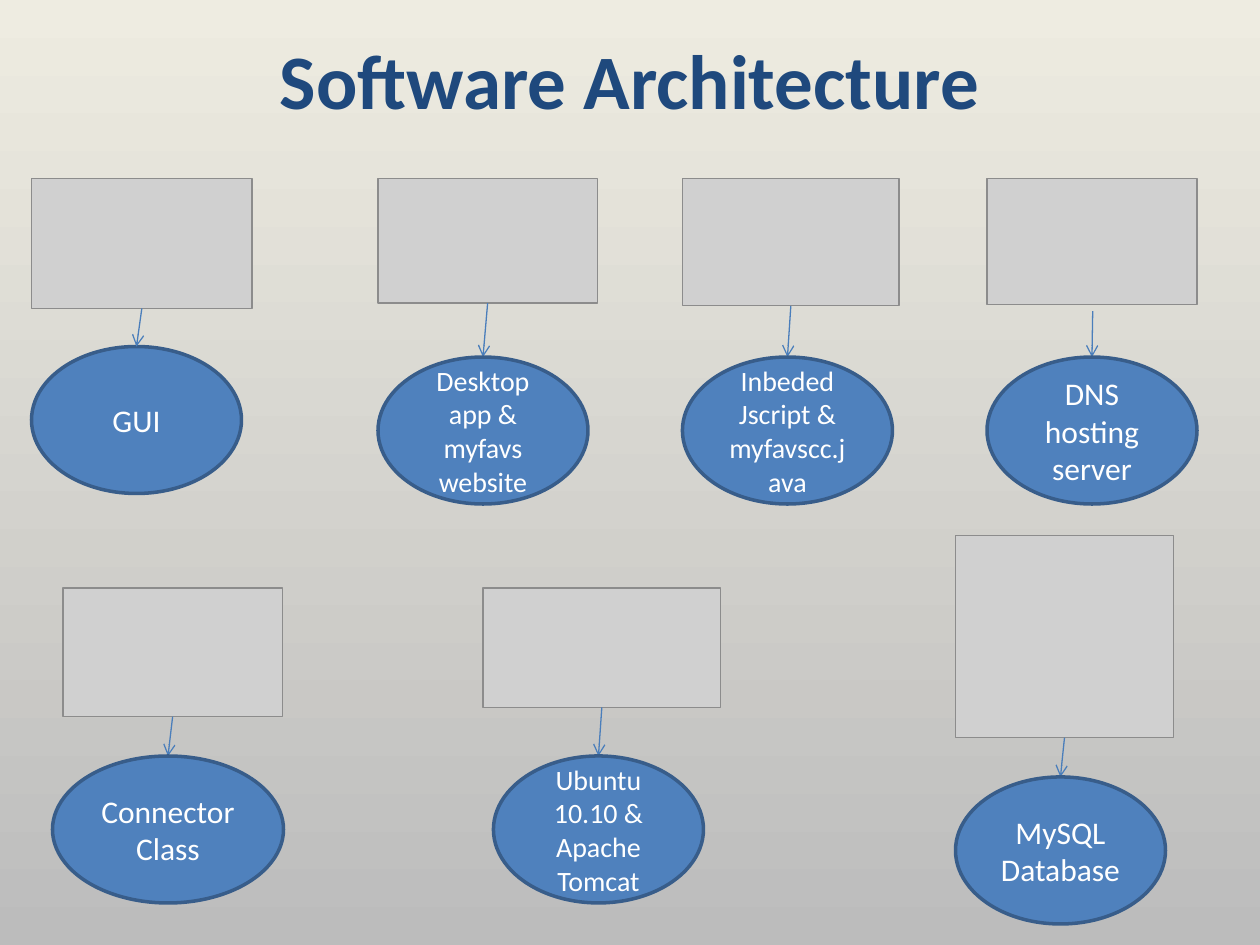
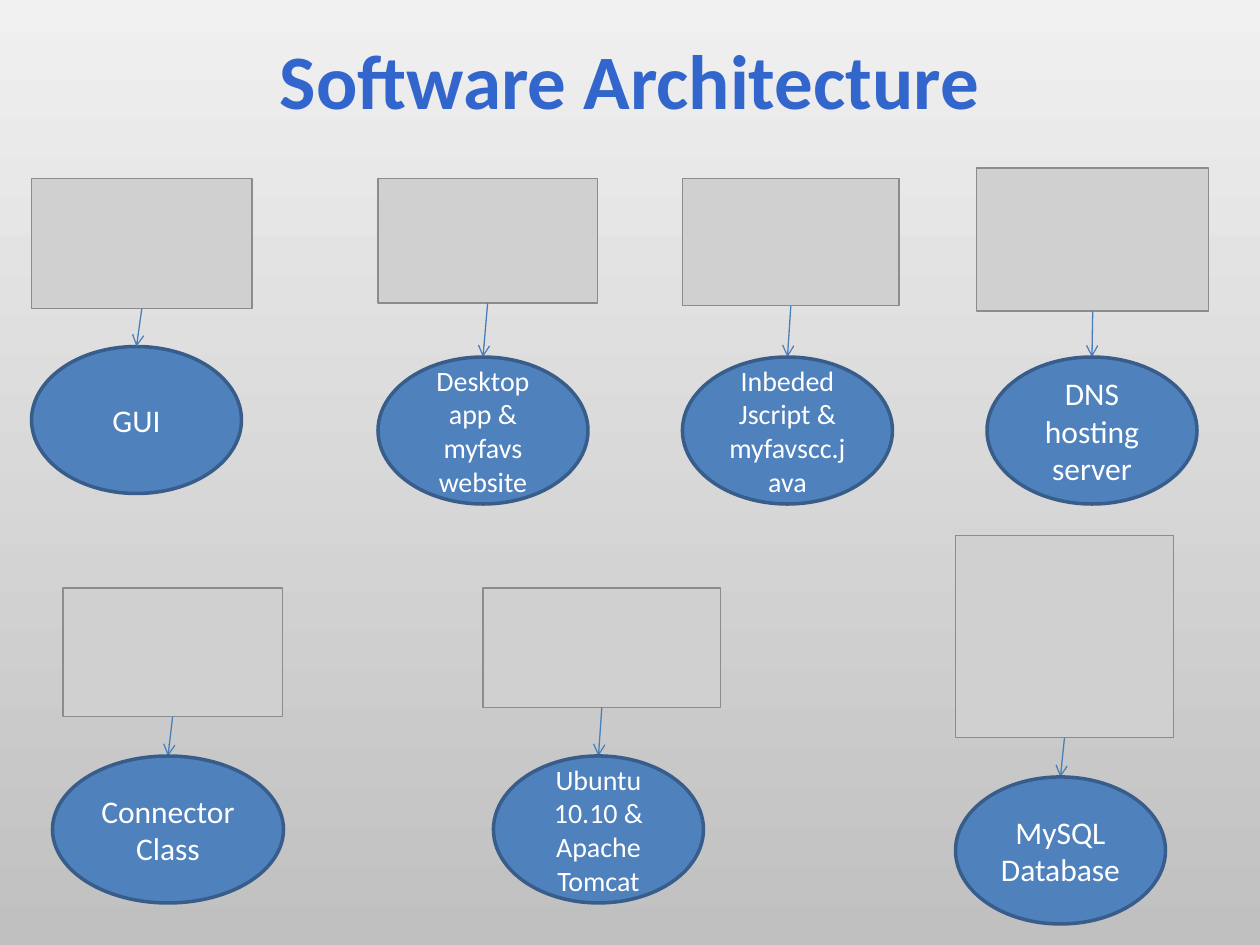
Before and after one commit to aajackson/Creepers, a slide deck: slide 5 of Documentation/MyFavs Presentation.ppt. Drawn at 1260x945 pixels with LibreOffice and Linux fonts; fonts in the diff are those of the drawing; grey boxes stand for pictures. Boxes give left, top, right and bottom in pixels: in the first picture for what was removed or moved away, otherwise in the second. Text is boxed around its words. In the diff, an @@ line names an element or a change of style, - is before the commit and + after.

```diff
--- a/Documentation/MyFavs Presentation.ppt
+++ b/Documentation/MyFavs Presentation.ppt
@@ background gradient #EEECE1 to #BCBCBC to gradient #F0F0F0 to #C0C0C0 @@
@@ title "Software Architecture" at (280, 55, 979, 110): text colour #1F497D to #3366CC @@
@@ picture: place and size @@
-picture at (987, 179, 1197, 305)
+picture at (976, 168, 1208, 311)
```
Also in this commit, not shown: 13 other slides changed.
